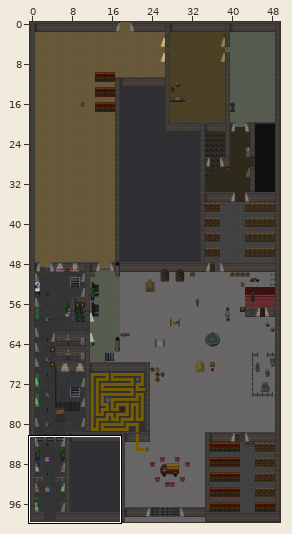
A Tiled map (JSON) gets an edit: maps/ebk_e0.json. The first picture is a wide view before the edit; the outline marks the close-up.
Close-up. Before:
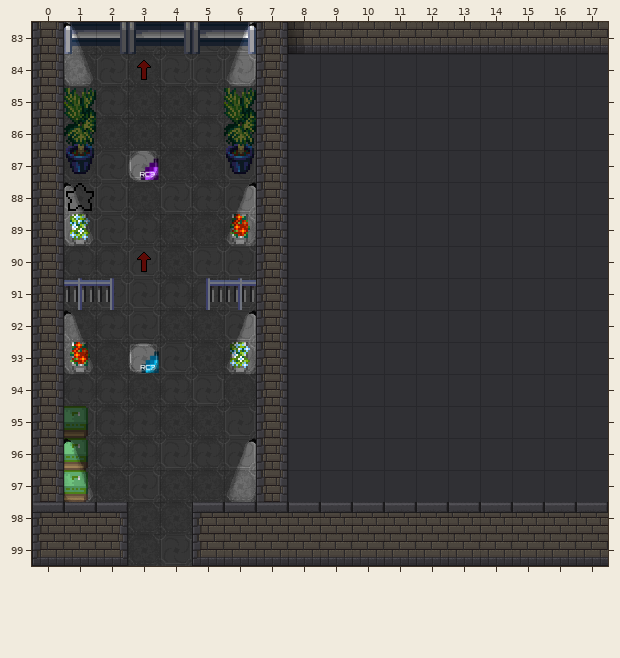
Cells are 32x32 px. Shown: x 0..17, y 83..99. The commit also changed other parts of the map, which this record leaves out.
The same view after the edit:
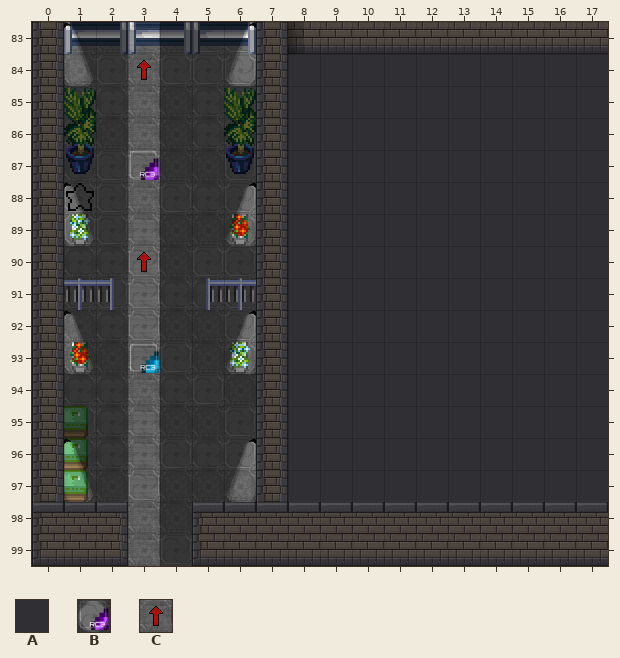
Key: from "nightoverlay": A 0, B 9, C 24.
_ is an empty cell.
See-through tiles are keyed as they look on the map.
The edit:
{"where": "layer \"Nightoverlay\""}
{"y":83,"x":3,"old":"A","new":"C"}
{"y":84,"x":3,"old":"A","new":"C"}
{"y":85,"x":3,"old":"A","new":"C"}
{"y":86,"x":3,"old":"A","new":"C"}
{"y":87,"x":3,"old":"B","new":"C"}
{"y":88,"x":3,"old":"A","new":"C"}
{"y":89,"x":3,"old":"A","new":"C"}
{"y":90,"x":3,"old":"A","new":"C"}
{"y":91,"x":3,"old":"A","new":"C"}
{"y":92,"x":3,"old":"A","new":"C"}
{"y":93,"x":3,"old":"B","new":"C"}
{"y":94,"x":3,"old":"A","new":"C"}
{"y":95,"x":3,"old":"A","new":"C"}
{"y":96,"x":3,"old":"A","new":"C"}
{"y":97,"x":3,"old":"A","new":"C"}
{"y":98,"x":3,"old":"A","new":"C"}
{"y":99,"x":3,"old":"A","new":"C"}
{"label":"changed","picture_box":[128,22,160,566]}
